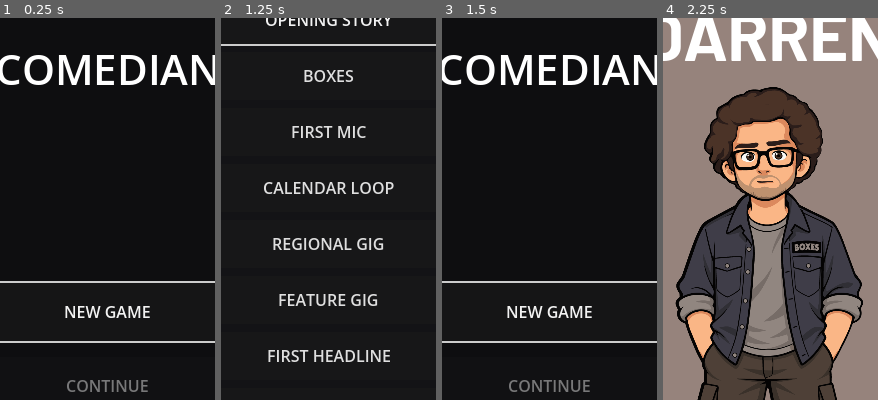
Above: before the commit, frames 1-4 (left to right).
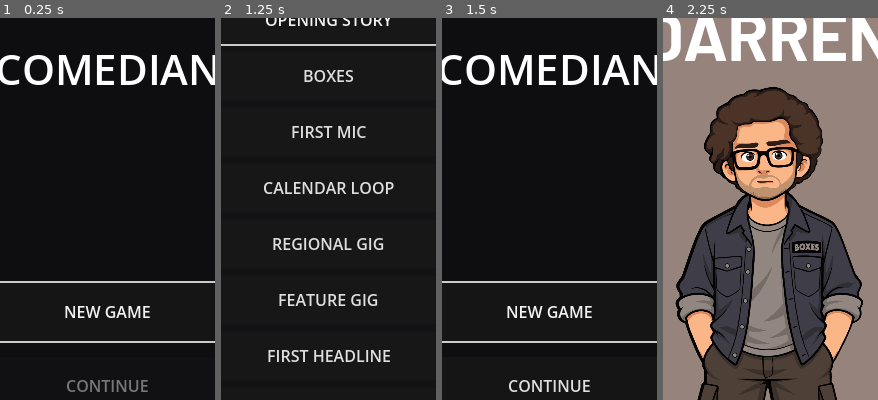
Above: after the commit, the same moments.

Repository: patrickcallahancomedy/comedian
Game: Godot game, scene res://scenes/core/main_menu.tscn
The game is run twice, just before and just after one commit, with the same random seed, the same clock (stepped at 60 frames per second) and the same inputs.
Inputs:
- Up to frame 1 (0.25 s): no input
- Up to frame 2 (1.25 s): click "DEVELOPER JUMP MENU" at 0.5 s
- Up to frame 3 (1.5 s): click "BACK TO TITLE" at 1.25 s
- Up to frame 4 (2.25 s): click "NEW GAME" at 2 s
The pictures show only the part of the screen within x 25-75%, y 19-69%; the shares and areas given below are measured in that part.

Frames 1-2 are identical in both runs. In frame 3, 0.6% of the frame differs, in the area x 31-69%, y 94-98%; in frame 4, nothing differs.

Commit message:
Persist destination routes for reliable Continue

Diff:
--- a/godot/systems/scene_router.gd
+++ b/godot/systems/scene_router.gd
@@ -25,8 +25,8 @@
 	"placeholder": "res://scenes/placeholders/placeholder_module.tscn",
 	"ending": "res://scenes/core/ending_module.tscn",
 
-	# The following route IDs intentionally share one ugly placeholder scene.
-	# data/skeleton_flow.gd supplies the text, milestones, gates, and next route.
+	# These route IDs intentionally share one ugly placeholder scene.
+	# data/skeleton_flow.gd supplies text, milestones, gates, and next routes.
 	"lunch": CAREER_EVENT_SCENE,
 	"home_intro": CAREER_EVENT_SCENE,
 	"first_mic_setup": CAREER_EVENT_SCENE,
@@ -76,9 +76,8 @@
 		push_error("SceneRouter route points to a missing scene: %s" % scene_path)
 		return false
 
-	# Set the route before the queued scene change so shared scenes (especially
-	# CareerEventModule) know which route data to read in _ready(). Roll back if
-	# Godot rejects the change.
+	# Set the route before the queued scene change so shared scenes know which
+	# route data to read in _ready(). Roll back if Godot rejects the change.
 	var previous_router_route := current_route_id
 	var previous_game_route := GameState.current_route_id
 	current_route_id = route_id
@@ -91,6 +90,9 @@
 		push_error("SceneRouter could not open route %s" % route_id)
 		return false
 
+	# Saving here makes Continue point at the destination that actually loaded,
+	# rather than the module the player just finished.
+	SaveManager.save_game()
 	route_changed.emit(route_id)
 	return true
 
